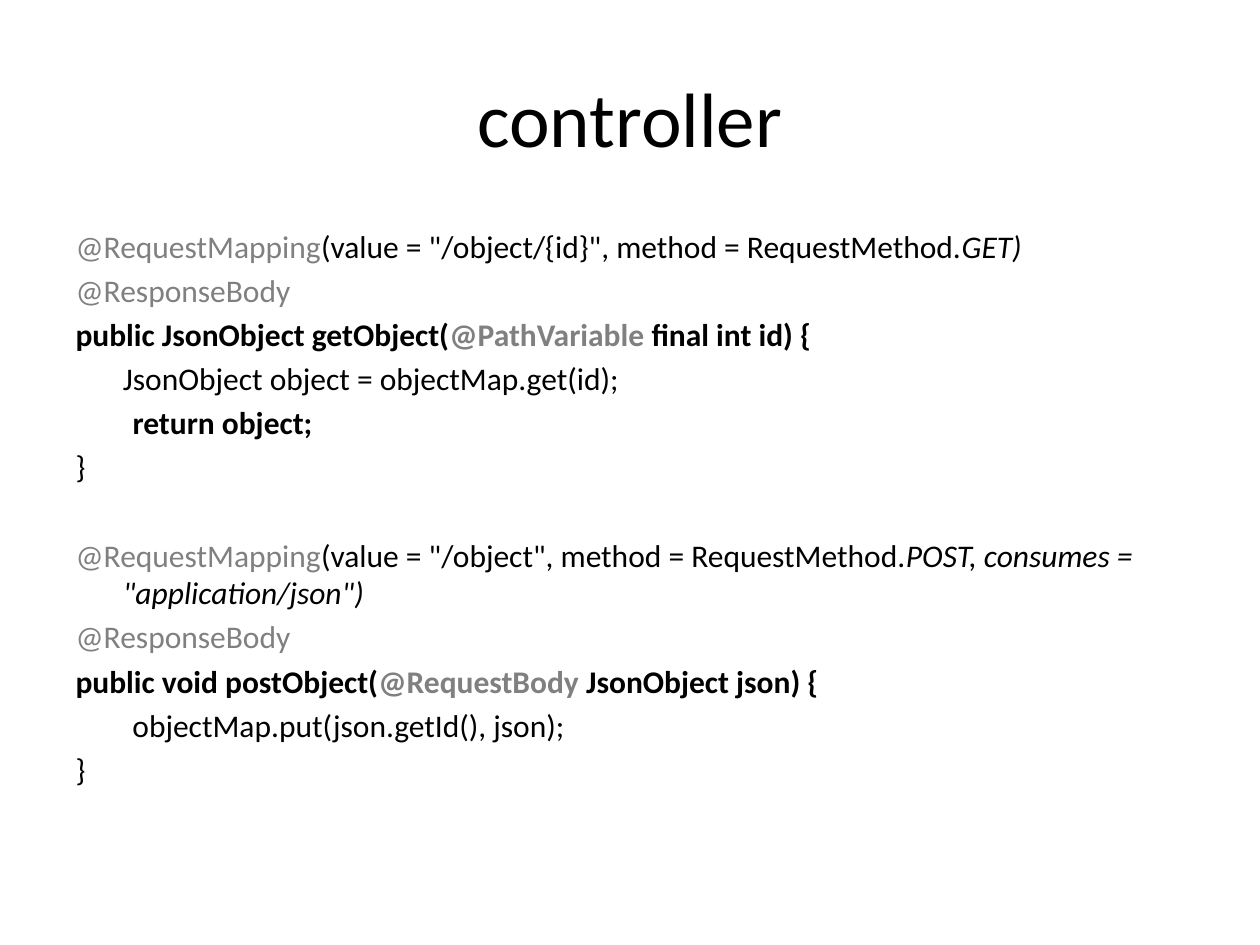
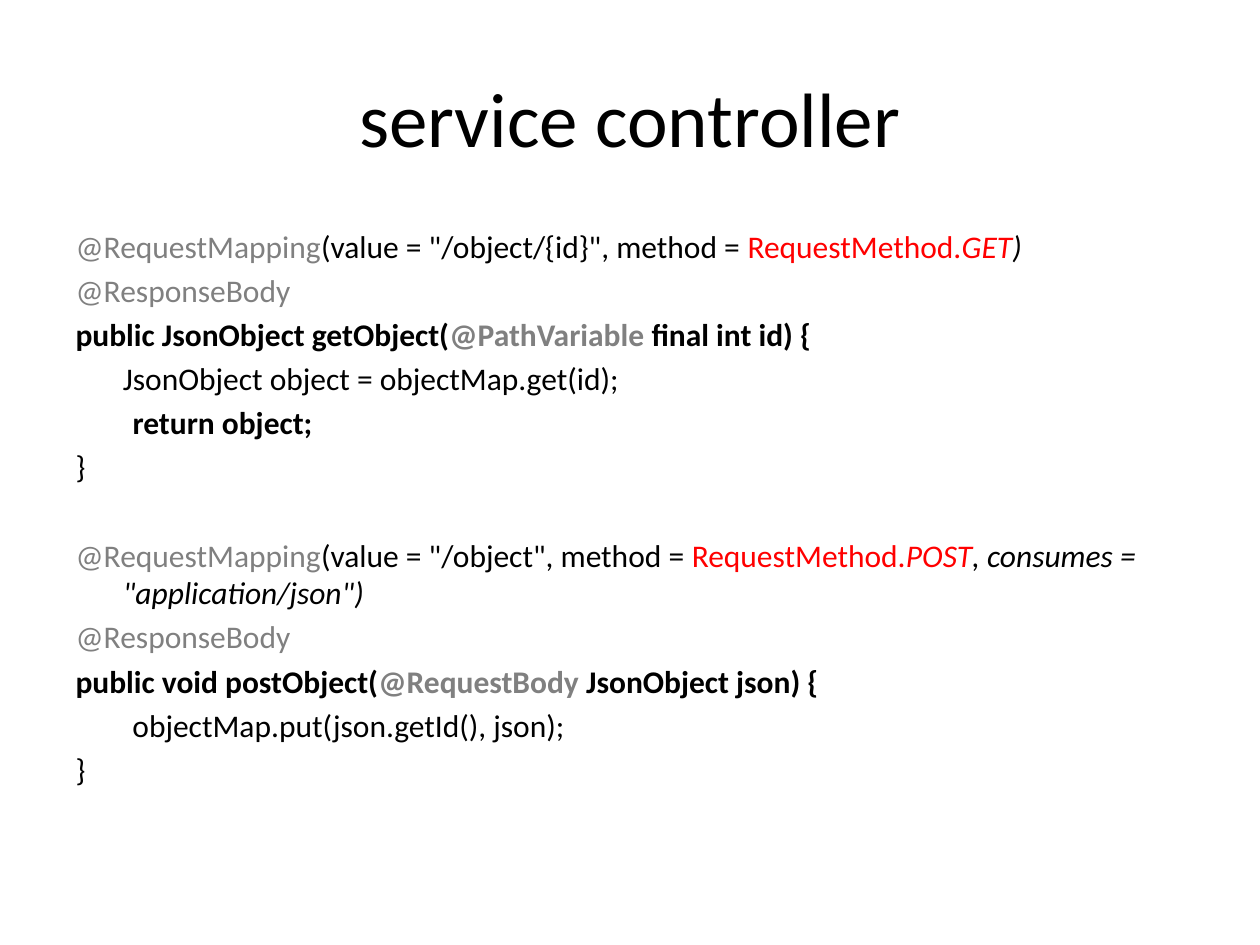
Before and after one commit to hejian1639/SpringMVC, a slide deck: slide 18 of Introduction.pptx (slide 39 before the commit). Drawn at 1260x945 pixels with LibreOffice and Linux fonts; fonts in the diff are those of the drawing. Boxes give left, top, right and bottom in pixels: in the first picture for what was removed or moved away, otherwise in the second. Text is boxed around its words. In the diff, an @@ line names an element or a change of style, - is before the commit and + after.

```diff
--- a/Introduction.pptx
+++ b/Introduction.pptx
@@ title at (359,93,900,148): text changed @@
-controller
+service controller
@@ text at (76,235,1113,610): text colour #000000 to #FF0000 in "RequestMethod.GET)", "RequestMethod.POST," @@
```
Also in this commit, not shown: 11 other slides changed, 10 slides added, 41 slides removed, 9 other files.
